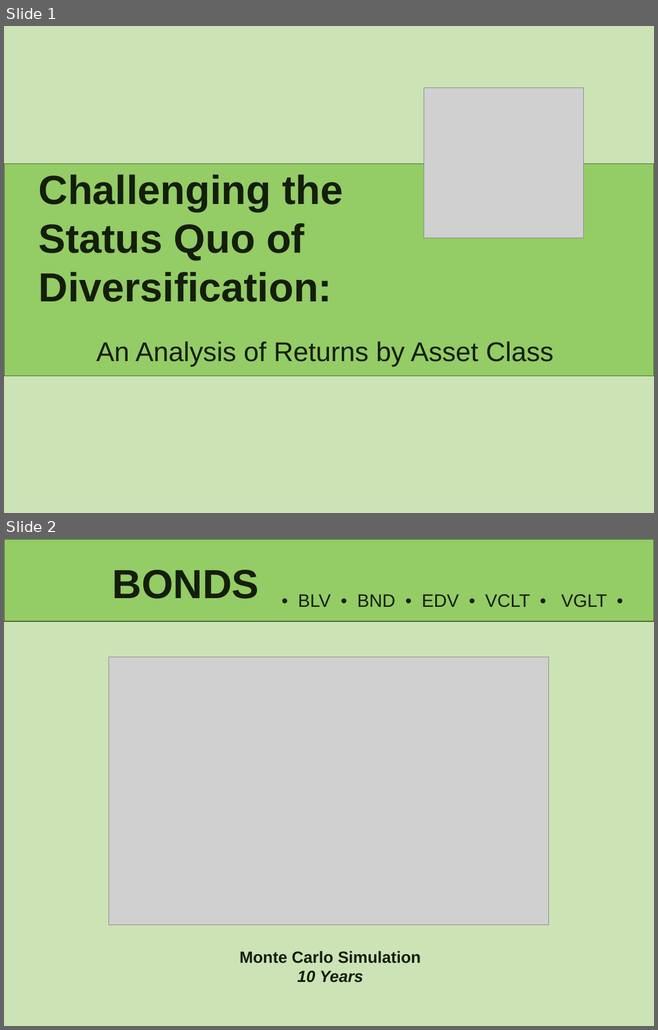
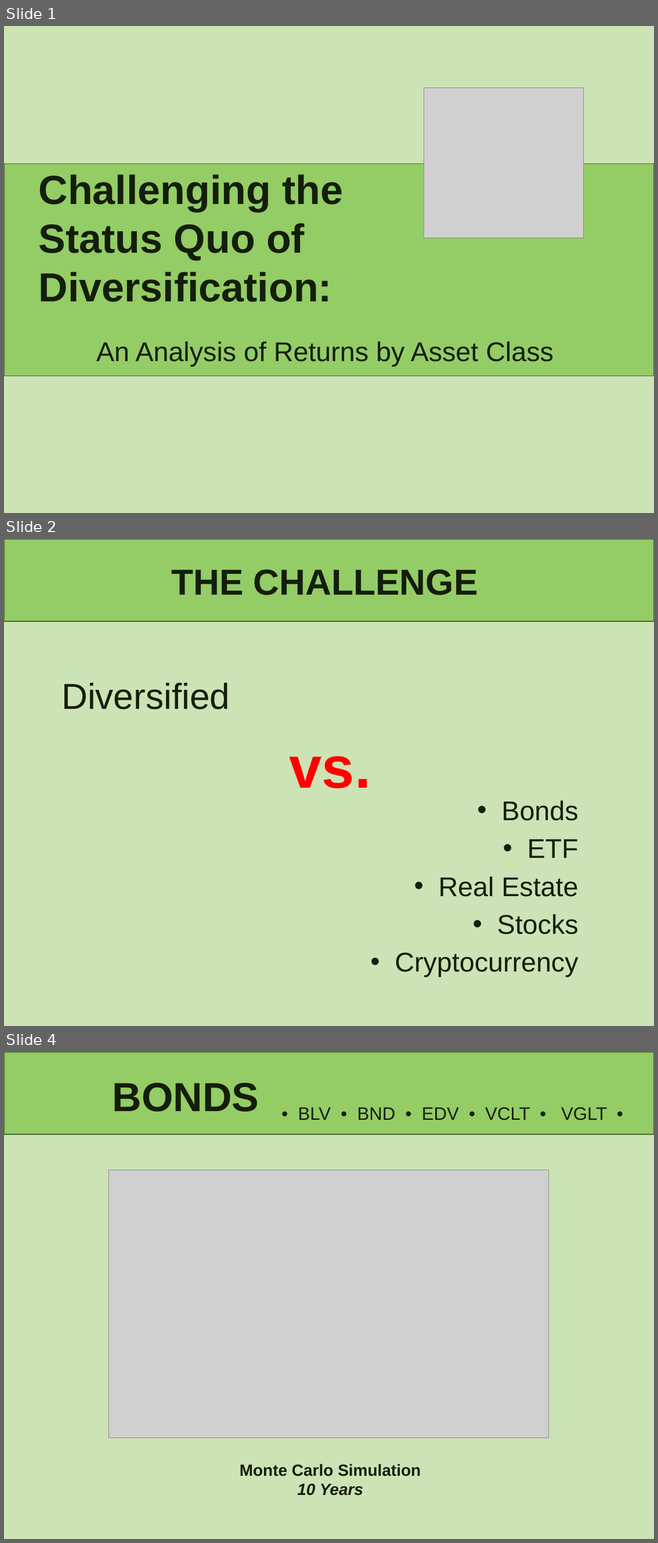
Before and after one commit to lindseyhardouin/Challenging_the_Status_Quo, a slide deck: presentation/P1- Challening the Status Quo.pptx. Shown one above the other, each under a label of ours: slides 1 and 2 before the commit, slides 1, 2 and 4 after it; the slides between them are not shown. The pictures are 658x1030 and 658x1543 pixels, drawn with LibreOffice and Linux fonts; fonts in the diff are those of the drawing; grey boxes stand for pictures. Boxes give left, top, right and bottom in pixels: in the first picture for what was removed or moved away, otherwise in the second. Text is boxed around its words. In the diff, an @@ line names an element or a change of style, - is before the commit and + after.

```diff
--- a/presentation/P1- Challening the Status Quo.pptx
+++ b/presentation/P1- Challening the Status Quo.pptx
@@ slide 2 added at (4,539,654,1026), background #CCE3B5; not listed: 1 template element that a slide beside it also shows @@
@@ title added at (172,569,478,595), 40 pt, text #141E0B, bold @@
+THE CHALLENGE
@@ text added at (61,683,230,710), 40 pt, text #141E0B @@
+Diversified
@@ text added at (289,756,371,788), 65 pt, text #FF0000, bold @@
+vs.
@@ text added at (394,801,578,977), 30 pt, text #141E0B @@
+• Bonds
+• ETF
+• Real Estate
+• Stocks
+• Cryptocurrency
@@ what was slide 2 is now slide 4 @@
```
Also in this commit, not shown: 4 other slides added.
